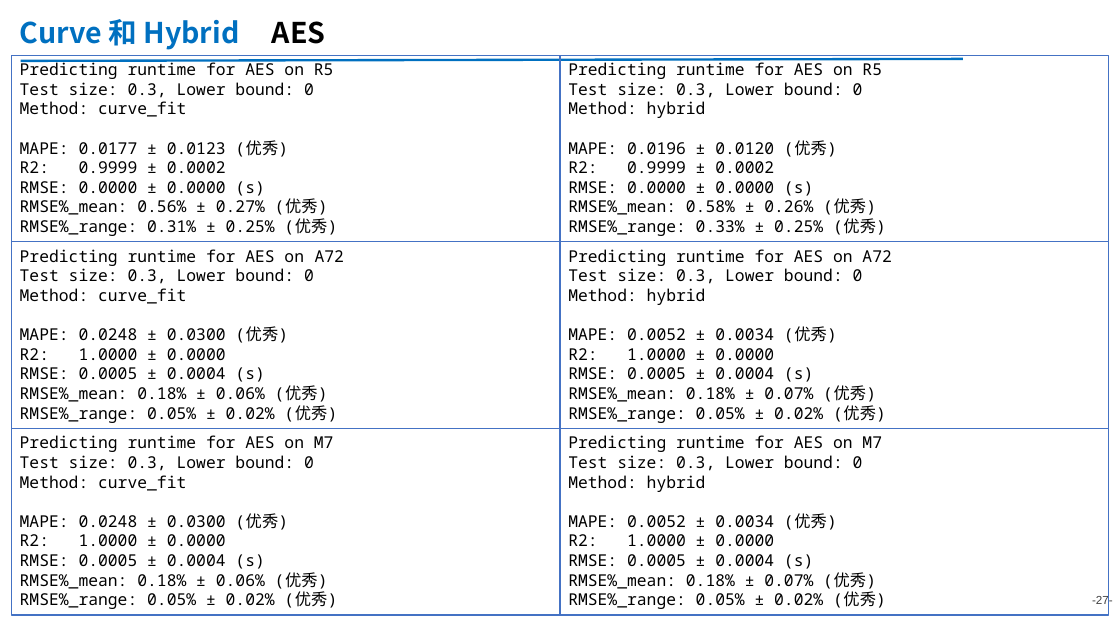
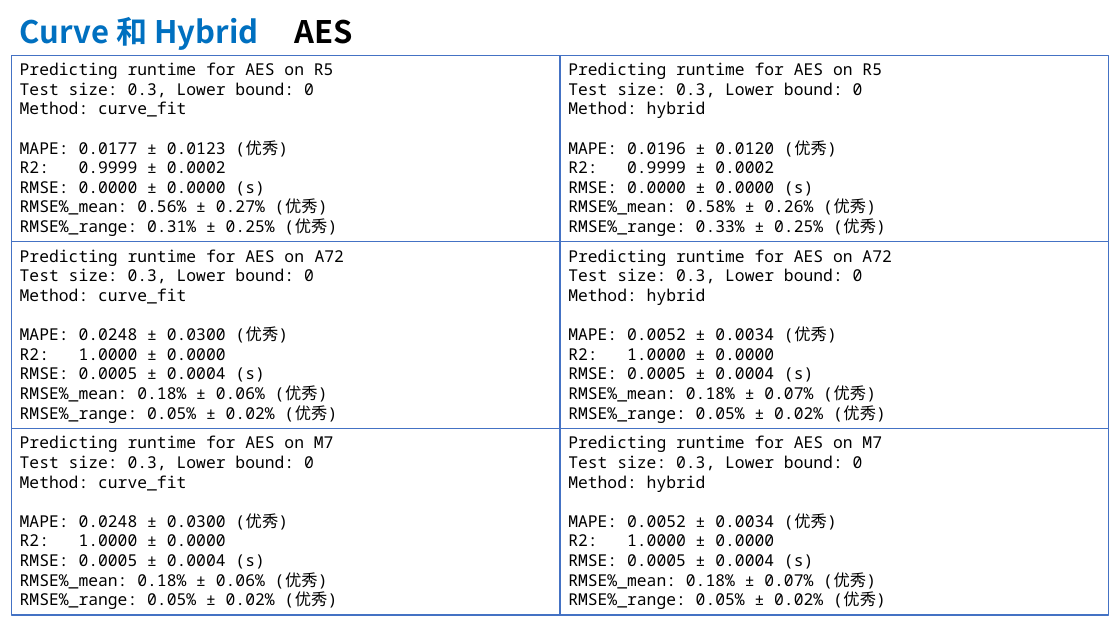
Before and after one commit to AE-26710/Time-Prediction, a slide deck: slide 27 of 20251106-同平台runtime预测-金.pptx. Drawn at 1120x630 pixels with LibreOffice and Linux fonts; fonts in the diff are those of the drawing. Boxes give left, top, right and bottom in pixels: in the first picture for what was removed or moved away, otherwise in the second. Text is boxed around its words. In the diff, an @@ line names an element or a change of style, - is before the commit and + after.

```diff
--- a/20251106-同平台runtime预测-金.pptx
+++ b/20251106-同平台runtime预测-金.pptx
@@ text "Curve 和 Hybrid AES" at [20, 17, 352, 50]: size 24.5 to 26.6 pt; line spacing 0.9 to 0.8 @@
@@ line removed from (21, 60) to (963, 59) @@
@@ page number removed at [1092, 595, 1113, 607] @@
--27-
```
Also in this commit, not shown: 34 other slides changed, 1 slide added, 5 other files.
